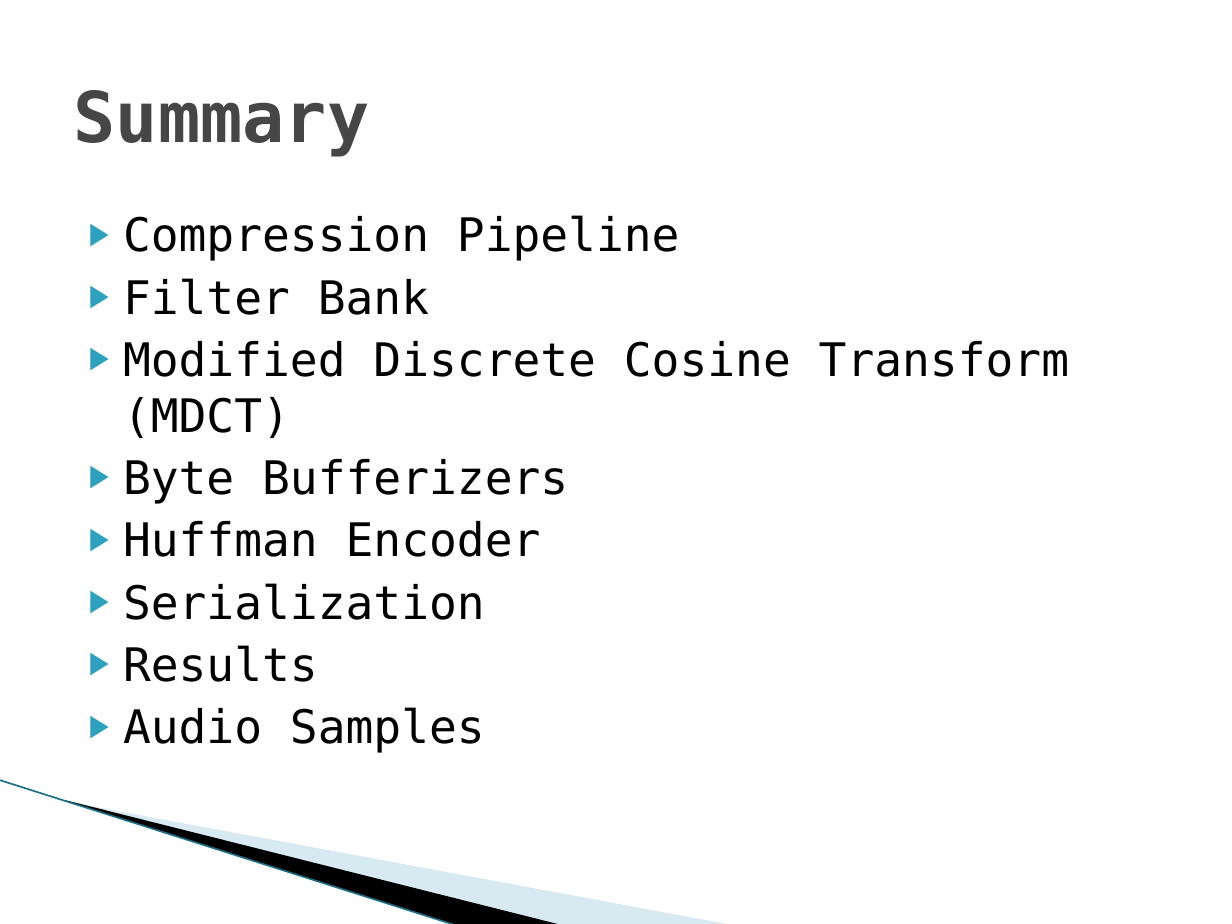
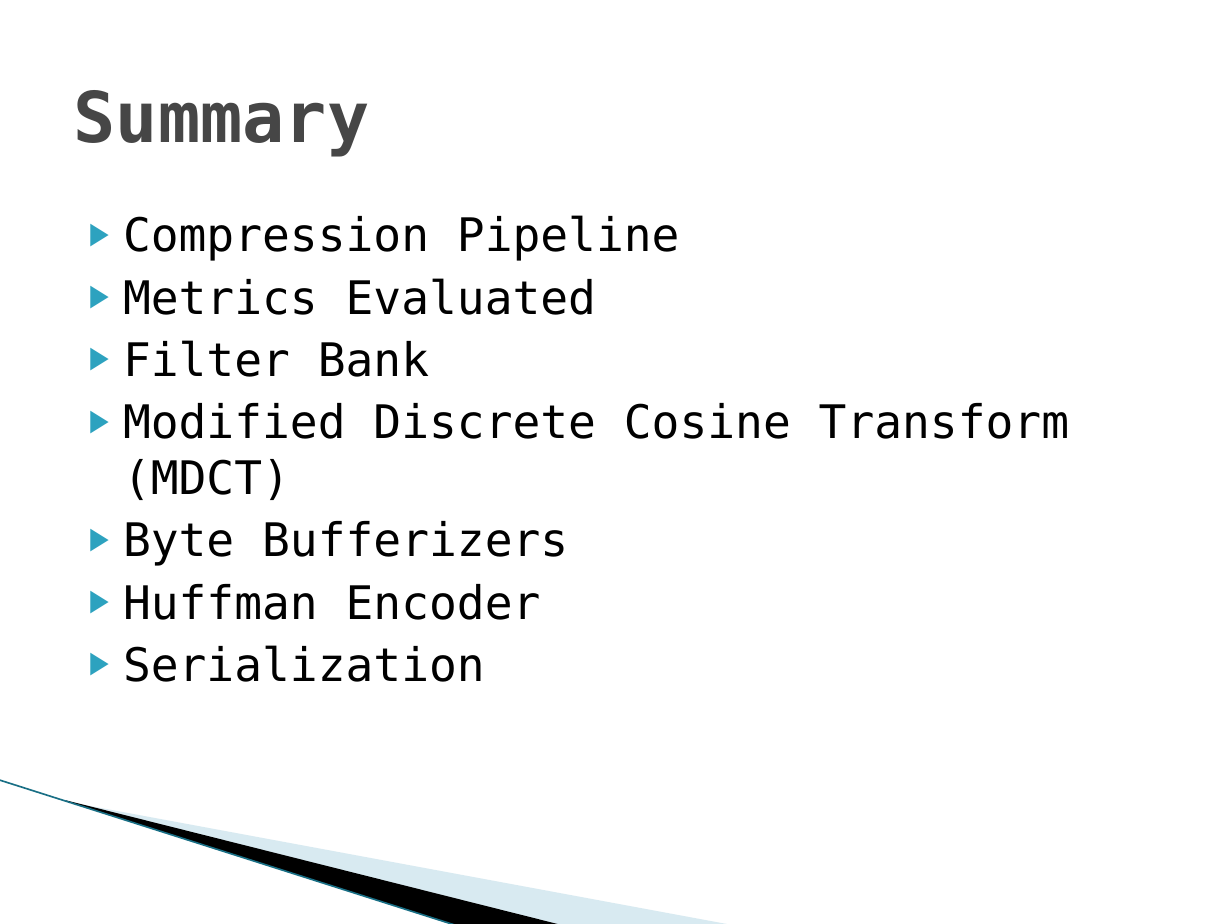
Before and after one commit to ericaddison/Algs_Term_Project, a slide deck: slide 14 of report/JET Audio Encoder.pptx (slide 19 before the commit). Drawn at 1232x924 pixels with LibreOffice and Linux fonts; fonts in the diff are those of the drawing; background and template pictures are left out. Boxes give left, top, right and bottom in pixels: in the first picture for what was removed or moved away, otherwise in the second. Text is boxed around its words. In the diff, an @@ line names an element or a change of style, - is before the commit and + after.

```diff
--- a/report/JET Audio Encoder.pptx
+++ b/report/JET Audio Encoder.pptx
@@ text at (x1=123, y1=278, x2=596, y2=315): paragraph added @@
+▶ Metrics Evaluated
@@ text at (x1=123, y1=645, x2=485, y2=753): paragraphs removed @@
-▶ Results
-▶ Audio Samples
```
Also in this commit, not shown: 6 other slides changed, 3 slides added, 7 slides removed, 1 other file.
